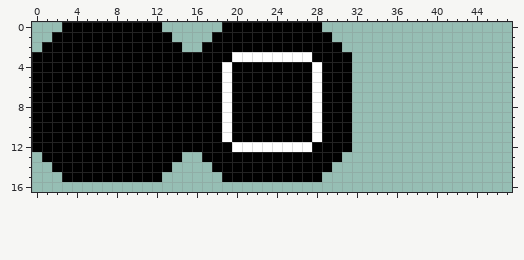
File history of a pixel-art file, assets/gui/panels.aseprite. The first picture shows the starting point.
48x48 pixels, 1 frame. Shown: x 0..47, y 0..16.
Now the later version:
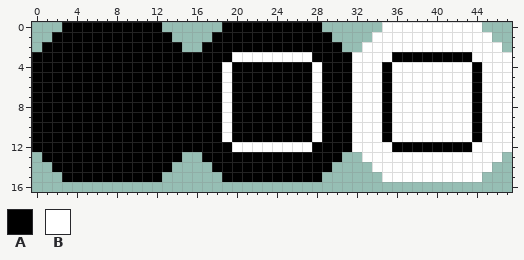
Palette (. is transparent): A #000000  B #ffffff
Diff:
Changed rows in their new state; - is an unchanged pixel.
first column x 32:
 0 ---BBBBBBBBBB---
 1 --BBBBBBBBBBBB--
 2 -BBBBBBBBBBBBBB-
 3 BBBBAAAAAAAABBBB
 4 BBBABBBBBBBBABBB
 5 BBBABBBBBBBBABBB
 6 BBBABBBBBBBBABBB
 7 BBBABBBBBBBBABBB
 8 BBBABBBBBBBBABBB
 9 BBBABBBBBBBBABBB
10 BBBABBBBBBBBABBB
11 BBBABBBBBBBBABBB
12 BBBBAAAAAAAABBBB
13 -BBBBBBBBBBBBBB-
14 --BBBBBBBBBBBB--
15 ---BBBBBBBBBB---
Boxes around the changes in both pictures, in picture pixels (x1, y1, x2, y2):
added: (352, 22, 512, 182)
